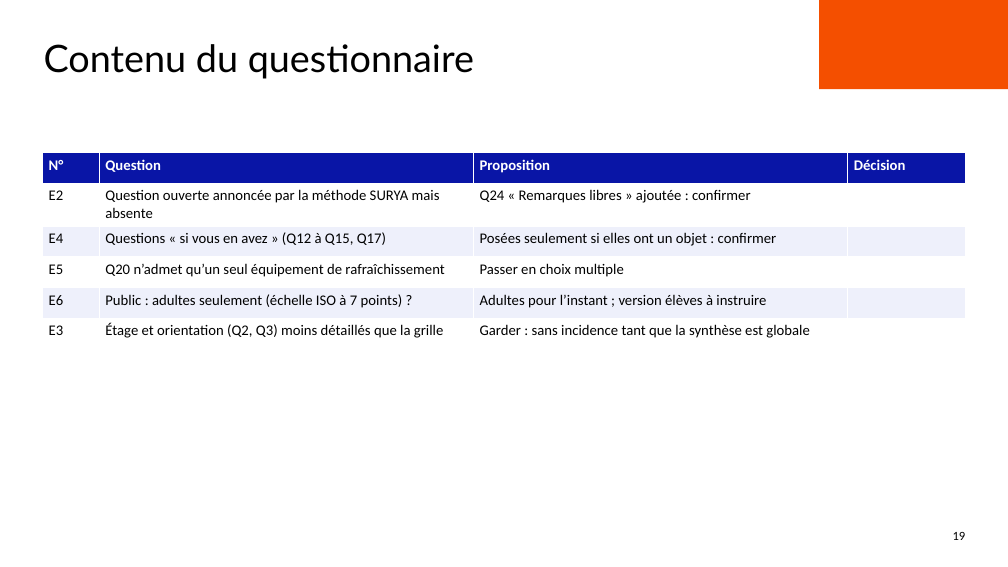
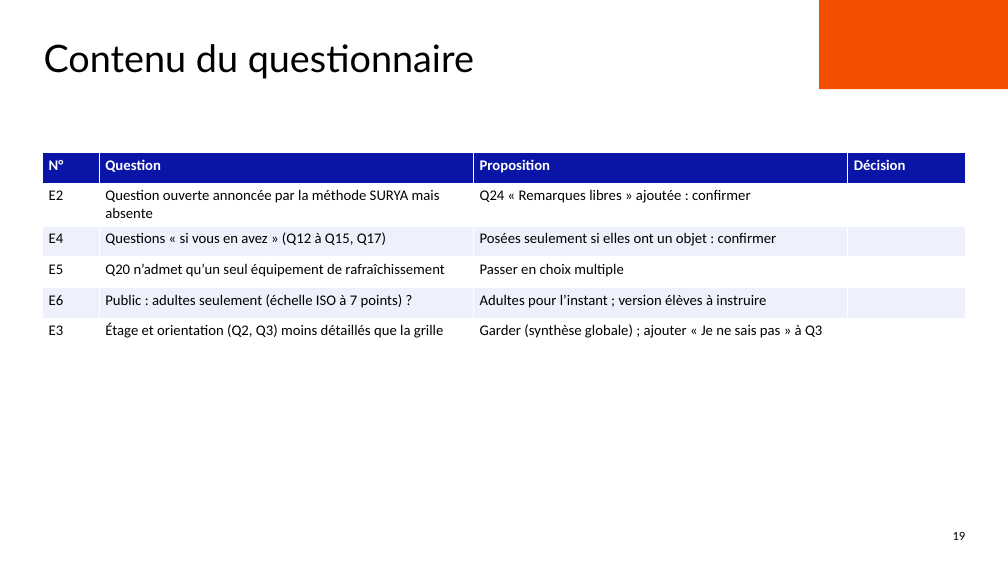
Before and after one commit to benjaminlallemand44/outilplancanicule_methodosurya, a slide deck: slide 19 of docs/presentation/Points_a_trancher_reunion.pptx. Drawn at 1008x567 pixels with LibreOffice and Linux fonts; fonts in the diff are those of the drawing; background and template pictures are left out. Boxes give left, top, right and bottom in pixels: in the first picture for what was removed or moved away, otherwise in the second. Text is boxed around its words. In the diff, an @@ line names an element or a change of style, - is before the commit and + after.

```diff
--- a/docs/presentation/Points_a_trancher_reunion.pptx
+++ b/docs/presentation/Points_a_trancher_reunion.pptx
@@ table at (42, 153, 965, 342) @@
-row 6, column 3: Garder : sans incidence tant que la synthèse est globale
+row 6, column 3: Garder (synthèse globale) ; ajouter « Je ne sais pas » à Q3
```
Also in this commit, not shown: 1 other slide changed, 4 other files.
